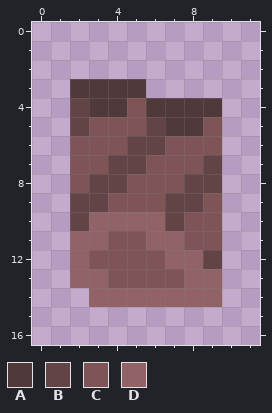
Pixel-art sprite: sprites/units/attack/Demolition.png. The first picture shows the starting point.
The file is 12x17 pixels.
Palette (. is transparent): A #50393b  B #634446  C #7e5456  D #916367
Pixels before, first column x 2:
 3 AAAA....
 4 BAACAAAA
 5 BCCCBAAC
 6 CCCBBCCC
 7 CCBBCCCB
 8 CBBCCCBB
 9 BBCCCBBC
10 BDDDDBCC
11 DDCCDDCC
12 DCCCCDDB
13 DDCCCCDD
14 .DDDDDDD
Now the later version:
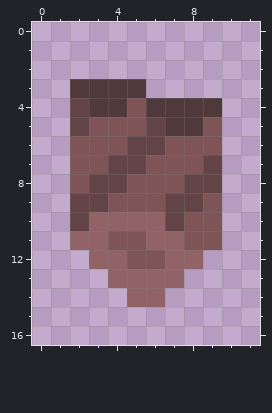
From old to new:
The author changed colour C to colour D in row 12 at x 3 to 4; in row 13 at x 4 to 7.
Colour B is removed in row 12 at x 9.
Colour D is removed in row 12 at x 2; in row 13 at x 2 to 3 and 8 to 9; in row 14 at x 3 to 4 and 7 to 9.
Changed places in both pictures, as pixel boxes (x1, y1, x2, y2):
changed: (70, 250, 222, 307)
